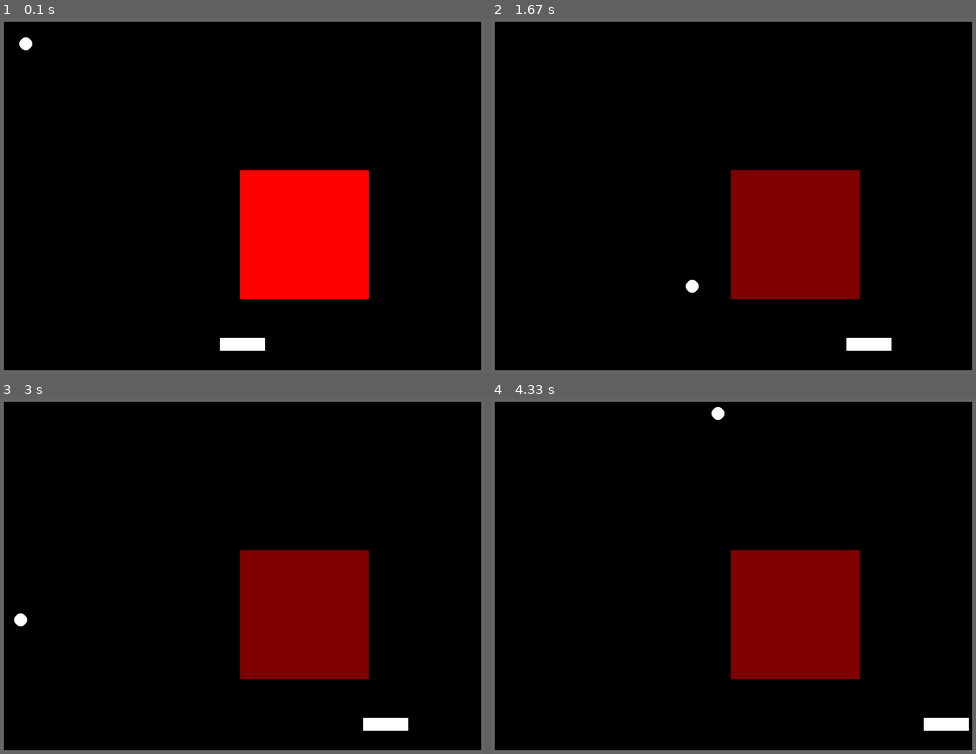
Above: before the commit, frames 1-4 (two rows, left to right).
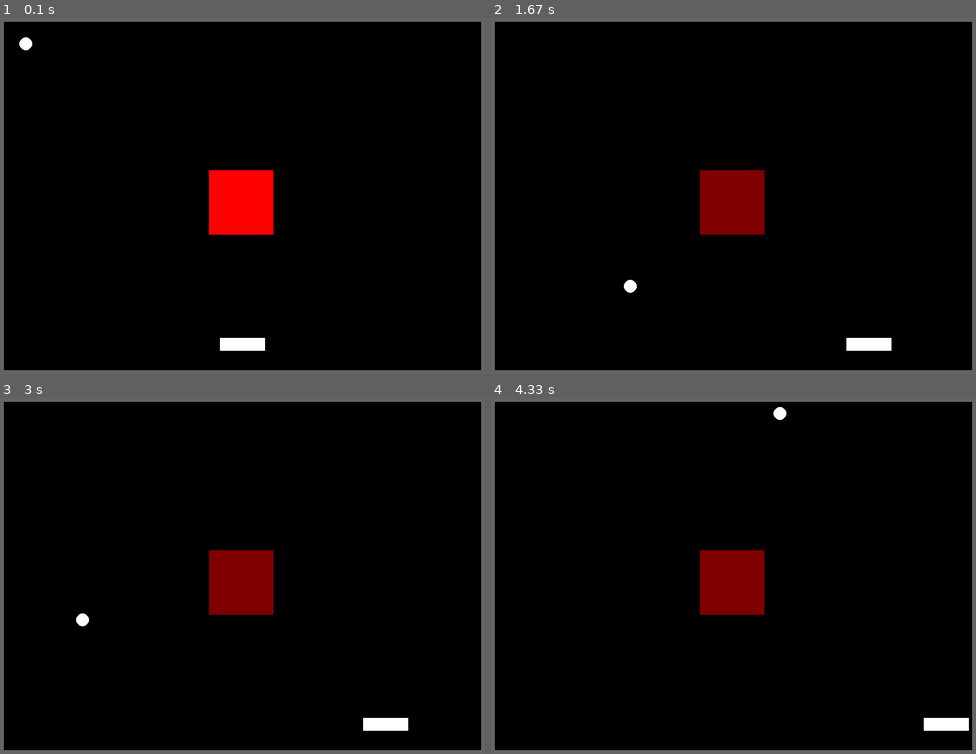
Above: after the commit, the same moments.

Repository: Gibson223/mod-5
Game: pygame game, started from py/main.py
The game is run twice, just before and just after one commit, with the same random seed, the same clock (stepped at 60 frames per second) and the same inputs.
Inputs:
- Up to frame 1 (0.1 s): no input
- Up to frame 2 (1.67 s): hold Right 0.33-0.8 s; hold Right 0.83-1.3 s; hold Left from 1.33 s (still down)
- Up to frame 3 (3 s): release Left at 1.87 s; hold Left 1.9-2.3 s; hold Right 2.33-2.97 s
- Up to frame 4 (4.33 s): hold Left 3-3.47 s; hold Right 3.5-3.97 s; hold Right from 4 s (still down)

The runs differ from the first frame. In frame 1, 9.5% of the frame differs, in the area x 43-77%, y 42-79%; in frame 2, 9.7%, in the area x 27-77%, y 42-79%; in frame 3, 9.7%; in frame 4, 9.7%.

Commit message:
implemented enemy respawning

Diff:
--- a/py/constants.py
+++ b/py/constants.py
@@ -42,8 +42,8 @@
 PADDLESPEED=6
 
 # Block size
-BLOCKWIDTH  = 200
-BLOCKHEIGHT = 200
+BLOCKWIDTH  = 100
+BLOCKHEIGHT = 100
 BLOCK_INITIAL_HP = 4
 
 # Color definitions
--- a/py/main.py
+++ b/py/main.py
@@ -8,7 +8,8 @@
 import pygame, sys, math
 import objects, constants, keyBindings
 from enum import Enum
-
+import random
+import time
 
 def init():
     """
@@ -122,12 +123,13 @@
 
         # Create paddle object
         self.paddle = objects.Paddle(constants.colors["WHITE"], constants.PADDLE_Y_POS, constants.PADDLEWIDTH, constants.PADDLEHEIGHT)
-        self.block = objects.Block(constants.colors["RED"],constants.BLOCKWIDTH, constants.BLOCKHEIGHT)
         self.AllSpritesList.add(self.paddle)
         self.CollisionSpritesList.add(self.paddle)
 
-        self.AllSpritesList.add(self.block)
-        self.CollisionSpritesList.add(self.block)
+        self.time_until_next_block = 0
+        self.last_block_time = 0
+        #self.block_nr=0
+        #self.block=[]
         # Play some music!
         # use one of these
         # AudioObj.playMusic('highScore')
@@ -162,6 +164,10 @@
         Updates sprites and stuff. Called once every frame while playing game.
         """
 
+        if time.time() >= self.last_block_time + self.time_until_next_block:
+            self.last_block_time=time.time()
+            self.time_until_next_block = self.addBlock()
+
         # Handle collisions
         CollisionHandling.evaluate(self.playerBall, self.CollisionSpritesList)
 
@@ -179,6 +185,14 @@
         self.AllSpritesList.remove(obj1)
         self.CollisionSpritesList.remove(obj1)
         del obj1
+
+    def addBlock(self):
+        #self.block_nr+=1
+        newblock = objects.Block(constants.colors["RED"],constants.BLOCKWIDTH, constants.BLOCKHEIGHT)
+        self.AllSpritesList.add(newblock)
+        self.CollisionSpritesList.add(newblock)
+        time_until_next_block = random.randint(10,20)
+        return time_until_next_block
 
 
 class CollisionHandling:
--- a/py/objects.py
+++ b/py/objects.py
@@ -23,7 +23,7 @@
         self.image.fill(self.currentColor)
         self.rect = self.image.get_rect()
 
-        self.rect.x = random.randint(300,constants.WINDOW_WIDTH-300)
+        self.rect.x = random.randint(300,constants.WINDOW_WIDTH-300-constants.BLOCKWIDTH)
         self.rect.y = random.randint(100,constants.WINDOW_HEIGHT//2)
 
     def reduceHP(self,xspeed,yspeed):
